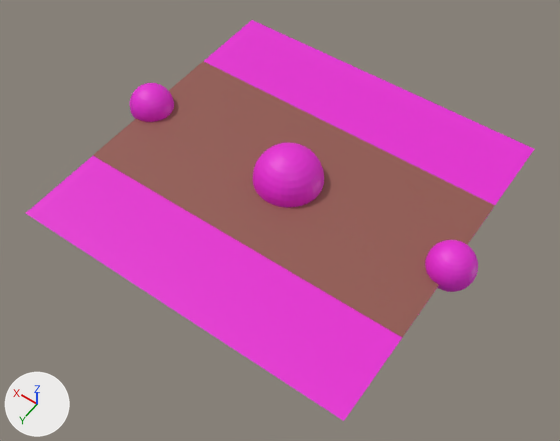
The glTF model res/models/placement/path/path_2.gltf: old version first, new version second.
Rendered twice from a 50 mm lens placed at (-1.59, 2.31, 3.22), pointed at (-0.07, 0.18, -0.13). Every picture has the same lights, and +X, +Y and +Z are marked at lower left. The picture after the commit comes second. Where no turn or scale is listed for an object, it has been applied to the vertices.

The first picture shows '%P%AnchorOut', '%P%AnchorOut.001', '%P%Center', '%P%Footprint', 'Plane.002'.
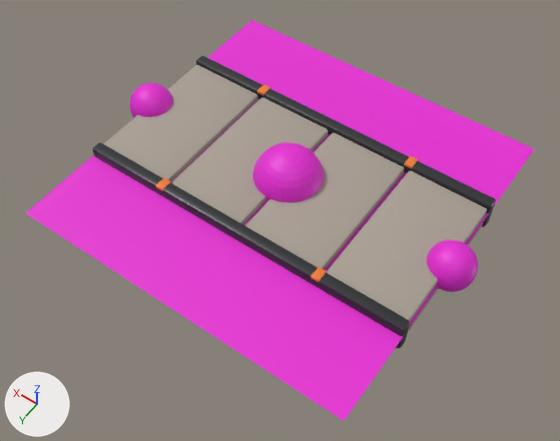
Pixel boxes [x1, y1, x2, y2] of what changed, in the pictures (560 x 441 px):
'Path', added: after [93, 56, 495, 349]
    faces in mat_concrete (grey #aaa095): [104, 65, 487, 333]
    faces in mat_frame_graphite (dark grey #35373a): [93, 56, 495, 349]
    faces in mat_accent_orange (orange #ed7c30): [156, 84, 418, 282]
'Plane.002', deleted (brown): before [93, 61, 495, 337]

Patch to the scene script:
```diff
--- a/res/models/placement/path/path_2.gltf.py
+++ b/res/models/placement/path/path_2.gltf.py
@@ mat_accent_orange @@
+mat_accent_orange = principled_material('Accent_Orange')
+mat_accent_orange.base_color = (0.85, 0.2, 0.03)  # orange #ed7c30
+mat_accent_orange.roughness = 0.4
@@ mat_concrete @@
+mat_concrete = principled_material('Concrete')
+mat_concrete.base_color = (0.4, 0.35, 0.3)  # grey #aaa095
+mat_concrete.roughness = 0.9
@@ mat_frame_graphite @@
+mat_frame_graphite = principled_material('Frame_Graphite')
+mat_frame_graphite.base_color = (0.035, 0.038, 0.042)  # dark grey #35373a
+mat_frame_graphite.metallic = 0.3
+mat_frame_graphite.roughness = 0.4
@@ me_path @@
+me_path.from_pydata(...)  # 560 vertices, 1080 faces; spans x -1.0..1.0, y -0.49..0.49, z -0.13..0.06
+# faces by material slot: [432, 216, 432]
+me_path.materials.append(mat_concrete)  # grey #aaa095
+me_path.materials.append(mat_frame_graphite)  # dark grey #35373a
+me_path.materials.append(mat_accent_orange)  # orange #ed7c30
@@ ob_plane_002 @@
-ob_plane_002 = bpy.data.objects.new('Plane.002', me_plane_003)
-ob_plane_002.location = (0.0, 0.0, 0.002)
@@ ob_path @@
+ob_path = bpy.data.objects.new('Path', me_path)
+ob_path.location = (0.0, 0.0, 0.0)
```
